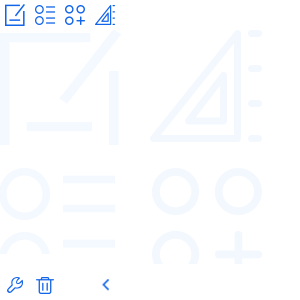
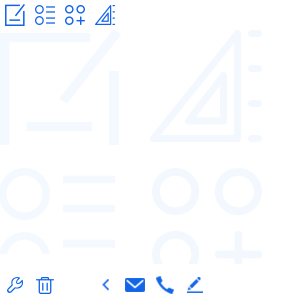
Layer changes from the first 300 x 300 image to the second:
added layer "图层 21" above "图层 20" over (x1=187, y1=277, x2=203, y2=293)
added layer "图层 20" above "图层 19" over (x1=156, y1=276, x2=174, y2=294)
added layer "图层 19" above "图层 1" over (x1=125, y1=278, x2=145, y2=292)
